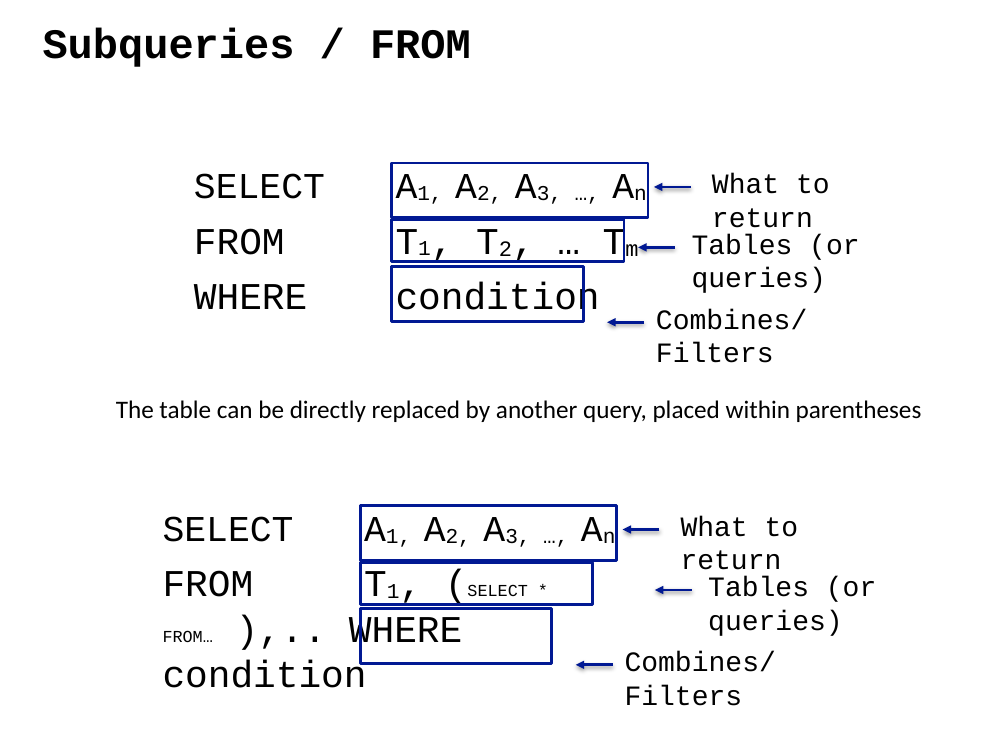
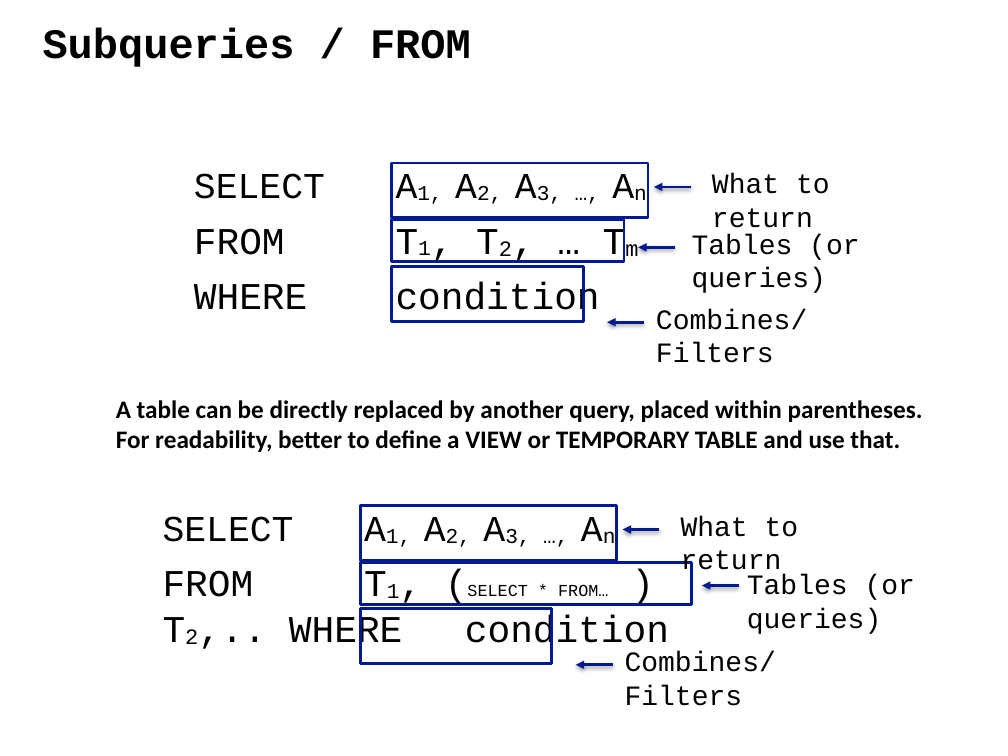
Before and after one commit to ipeirotis/introduction-to-databases, a slide deck: slide 80 of C-SQL.pptx (slide 74 before the commit). Drawn at 1008x756 pixels with LibreOffice and Linux fonts; fonts in the diff are those of the drawing. Boxes give left, top, right and bottom in pixels: in the first picture for what was removed or moved away, otherwise in the second. Text is boxed around its words. In the diff, an @@ line names an element or a change of style, - is before the commit and + after.

```diff
--- a/C-SQL.pptx
+++ b/C-SQL.pptx
@@ text at (116,400,923,452): text changed; bold on @@
-The table can be directly replaced by another query, placed within parentheses
+A table can be directly replaced by another query, placed within parentheses. For readability, better to define a VIEW or TEMPORARY TABLE and use that.
@@ rectangle: place and size @@
-rectangle at (360,562,593,604)
+rectangle at (360,562,691,604)
@@ text "Tables (or queries)": place and size @@
-text "Tables (or queries)" at (708,577,876,636)
+text "Tables (or queries)" at (747,574,915,634)
@@ text at (163,570,669,653): text changed @@
-FROM T1, (SELECT * FROM… ),.. WHERE condition
+FROM T1, (SELECT * FROM… ) T2,.. WHERE condition
@@ arrow moved from (691, 590) - (655, 590) to (739, 586) - (702, 586) @@
```
Also in this commit, not shown: 8 other slides changed, 2 slides added, 1 slide removed.
